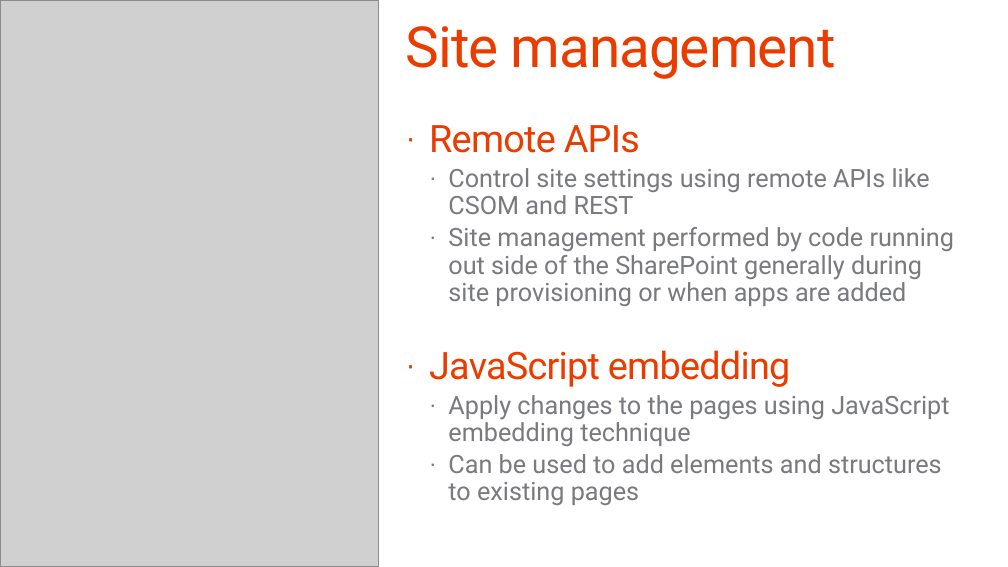
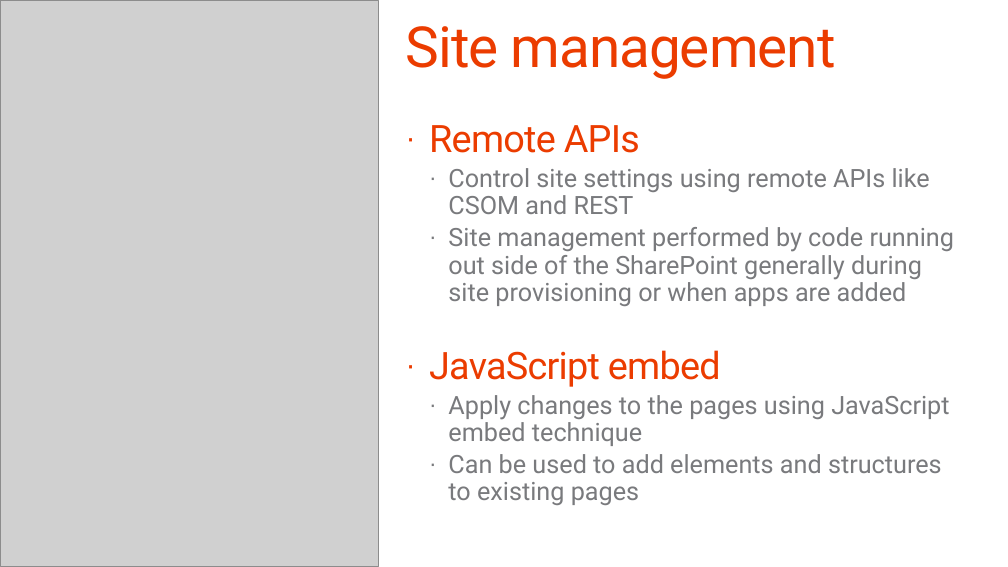
Before and after one commit to fabbbiob/TrainingContent, a slide deck: slide 7 of O3658/02 Managing site settings using app model/2_SiteManagement.pptx. Drawn at 1008x567 pixels with LibreOffice and Linux fonts; fonts in the diff are those of the drawing; grey boxes stand for pictures; background and template pictures are left out. Boxes give left, top, right and bottom in pixels: in the first picture for what was removed or moved away, otherwise in the second. Text is boxed around its words. In the diff, an @@ line names an element or a change of style, - is before the commit and + after.

Commit message:
Updated terminology for JS embed

```diff
--- a/O3658/02 Managing site settings using app model/2_SiteManagement.pptx
+++ b/O3658/02 Managing site settings using app model/2_SiteManagement.pptx
@@ text at box(429, 350, 949, 446): text changed @@
-· JavaScript embedding
-  · Apply changes to the pages using JavaScript embedding technique
+· JavaScript embed
+  · Apply changes to the pages using JavaScript embed technique
```
Also in this commit, not shown: 8 other slides changed, 1 other file.
